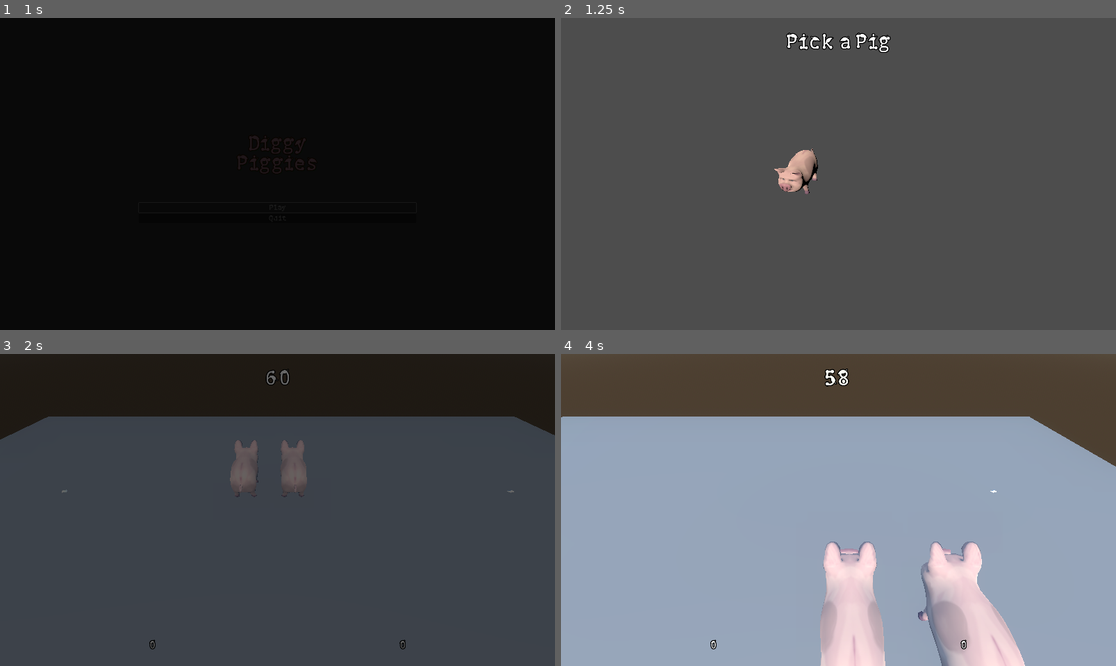
Above: before the commit, frames 1-4 (two rows, left to right).
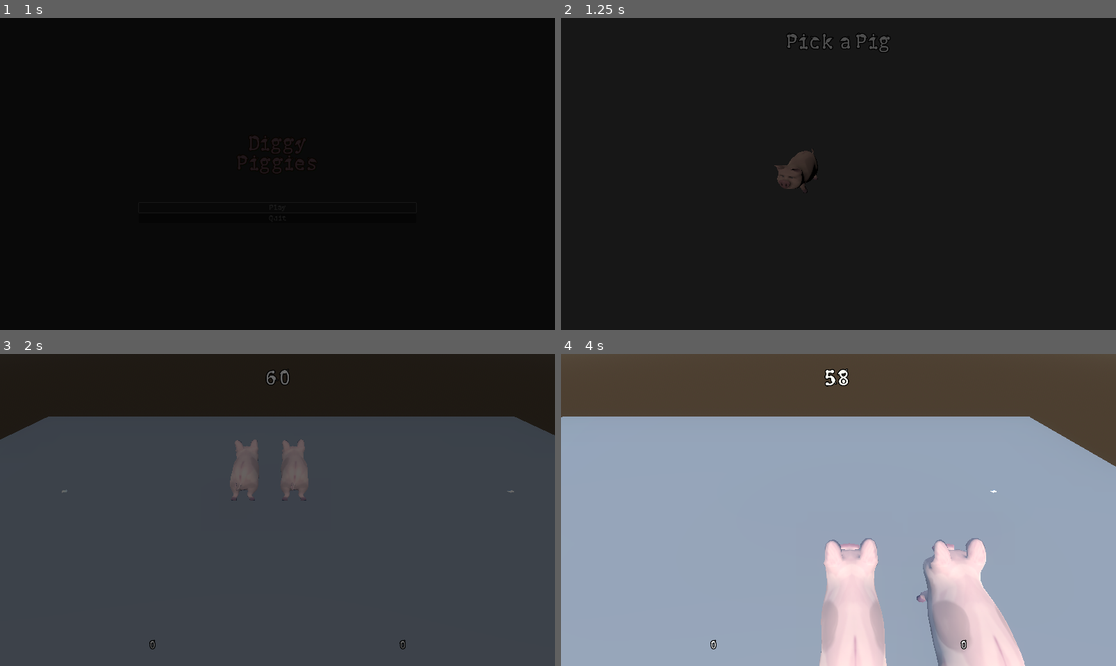
Above: after the commit, the same moments.

Repository: 80hdgames/GGJ-2023
Game: Godot game, scene res://Scenes/Start.tscn
The game is run twice, just before and just after one commit, with the same random seed, the same clock (stepped at 60 frames per second) and the same inputs.
Inputs:
- Up to frame 1 (1 s): click "Play" at 0.5 s
- Up to frame 2 (1.25 s): no input
- Up to frame 3 (2 s): tap Enter (ui_accept) at 1.25, 1.52 s; hold Right (ui_right) from 1.28 s (still down); tap Shift (desktop1_boost) at 1.35 s
- Up to frame 4 (4 s): release Right (ui_right) at 2.03 s; hold Down (ui_down) 2.03-2.78 s; tap Shift (desktop1_boost) at 2.1, 2.85, 3.6 s; tap Enter (ui_accept) at 2.27, 3.77 s; hold Right (ui_right) 2.78-3.53 s; hold Up (ui_up) from 3.53 s (still down)

Frame 1 is identical in both runs. In frame 2, 100% of the frame differs, in the area x 0-100%, y 0-100%; in frame 3, 0.2%; in frame 4, 1.4%.

Commit message:
Piggy animation logic
-piggy animations play
-added FadeIn to PlayerSetup scene
-set builds to default to fullscreen, in project settings

Diff:
--- a/GGJ-2023-Project/Scenes/PlayerSetup.tscn
+++ b/GGJ-2023-Project/Scenes/PlayerSetup.tscn
@@ -1,9 +1,10 @@
-[gd_scene load_steps=5 format=3 uid="uid://11ywpplsm8bq"]
+[gd_scene load_steps=6 format=3 uid="uid://11ywpplsm8bq"]
 
 [ext_resource type="Script" path="res://Scripts/PlayerSetup.gd" id="1_mhfe3"]
 [ext_resource type="PackedScene" path="res://Scenes/Prefabs/Piggy_Avatar.tscn" id="1_r61nu"]
 [ext_resource type="Theme" uid="uid://bipspksci3v1g" path="res://Themes/TitleTheme.tres" id="3_u17h1"]
 [ext_resource type="PackedScene" uid="uid://b5kcutihe3ru8" path="res://Scenes/Prefabs/Sun.tscn" id="4_6lno4"]
+[ext_resource type="PackedScene" uid="uid://cf4v6hf24f6ip" path="res://Scenes/Prefabs/UI/FadeIn.tscn" id="5_rr7oj"]
 
 [node name="PlayerSetup" type="Node3D"]
 script = ExtResource("1_mhfe3")
@@ -35,3 +36,5 @@
 horizontal_alignment = 1
 
 [node name="Sun" parent="." instance=ExtResource("4_6lno4")]
+
+[node name="FadeIn" parent="." instance=ExtResource("5_rr7oj")]
--- a/GGJ-2023-Project/Scenes/Prefabs/Piggy_Avatar.tscn
+++ b/GGJ-2023-Project/Scenes/Prefabs/Piggy_Avatar.tscn
@@ -1,15 +1,51 @@
-[gd_scene load_steps=2 format=3 uid="uid://i04aolnfaxr4"]
+[gd_scene load_steps=3 format=3 uid="uid://i04aolnfaxr4"]
 
 [ext_resource type="PackedScene" uid="uid://cn8woxk8lvqsy" path="res://Meshes/Piggy/Piggy.glb" id="1_0531m"]
+[ext_resource type="Script" path="res://Scripts/Avatar.gd" id="2_5cy5p"]
 
 [node name="Piggy" instance=ExtResource("1_0531m")]
+script = ExtResource("2_5cy5p")
 
 [node name="Skeleton3D" parent="PiggyRig" index="0"]
-bones/1/rotation = Quaternion(2.23499e-08, 0.00651811, 0.999921, -0.0107935)
-bones/3/rotation = Quaternion(-2.64596e-07, -0.0181206, 0.999729, -0.0145949)
+bones/1/position = Vector3(0.311507, -0.310811, 0.0129773)
+bones/1/rotation = Quaternion(2.23462e-08, 0.00651811, 0.999921, -0.0107935)
+bones/2/position = Vector3(-0.311507, -0.310811, 0.0129773)
+bones/2/rotation = Quaternion(-2.23462e-08, 0.00651811, 0.999921, 0.0107935)
+bones/3/position = Vector3(0.310525, 0.571404, 0.214719)
+bones/3/rotation = Quaternion(0.00378702, 0.241922, 0.970186, -0.0140951)
+bones/4/position = Vector3(-0.310525, 0.750365, 0.214719)
+bones/4/rotation = Quaternion(-0.00378702, 0.241922, 0.970186, 0.0140951)
+bones/8/position = Vector3(0, -1.00426, 0.80731)
 bones/8/rotation = Quaternion(0, 0, 1, 0)
-bones/9/rotation = Quaternion(0, 0, 1, 0)
-bones/14/rotation = Quaternion(0.357471, -0.0882912, -0.127668, 0.920934)
-bones/18/rotation = Quaternion(0.357471, 0.0882912, 0.127668, 0.920934)
-bones/25/rotation = Quaternion(-0.428848, 0.00694126, 0.0667757, 0.900878)
-bones/29/rotation = Quaternion(-0.428848, -0.00694126, -0.0667757, 0.900878)
+bones/9/position = Vector3(0, -0.477532, 0.962113)
+bones/9/rotation = Quaternion(0, -0.0500702, 0.998746, 0)
+bones/11/rotation = Quaternion(-0.604835, 0.0827234, 0.127102, 0.781778)
+bones/12/rotation = Quaternion(0.386709, -0.0248551, -0.338028, 0.857657)
+bones/13/rotation = Quaternion(-0.35905, 0.0176648, 0.462704, 0.810355)
+bones/14/rotation = Quaternion(0.328161, -0.0977652, -0.234561, 0.909799)
+bones/15/rotation = Quaternion(-0.604835, -0.0827234, -0.127102, 0.781778)
+bones/16/rotation = Quaternion(0.386709, 0.0248551, 0.338028, 0.857657)
+bones/17/rotation = Quaternion(-0.35905, -0.0176648, -0.462704, 0.810355)
+bones/18/rotation = Quaternion(0.328161, 0.0977652, 0.234561, 0.909799)
+bones/19/rotation = Quaternion(-0.927424, 0, 0, 0.374013)
+bones/22/rotation = Quaternion(0.158318, 0.027238, -0.0676474, 0.984691)
+bones/23/rotation = Quaternion(0.494475, -0.0339215, 0.150115, 0.855458)
+bones/24/rotation = Quaternion(0.464365, -0.0146867, -0.0255781, 0.885152)
+bones/25/rotation = Quaternion(-0.492192, 0.0160911, 0.0216983, 0.870067)
+bones/26/rotation = Quaternion(0.0997097, -0.017137, 0.0673537, 0.992586)
+bones/27/rotation = Quaternion(0.377389, 0.0375503, -0.143002, 0.914176)
+bones/28/rotation = Quaternion(0.41201, 0.0122631, 0.0273757, 0.910685)
+bones/29/rotation = Quaternion(-0.263452, 0.000580466, -0.0312344, 0.964167)
+bones/31/rotation = Quaternion(0.105689, 0, 0, 0.994399)
+bones/32/rotation = Quaternion(-0.655552, 0.294636, -0.11707, 0.685373)
+bones/33/rotation = Quaternion(0.131636, 0.0355064, 0.2328, 0.96292)
+bones/34/position = Vector3(-0.296518, 0.248144, -0.458709)
+bones/35/rotation = Quaternion(-0.655552, -0.294636, 0.11707, 0.685373)
+bones/36/rotation = Quaternion(0.131636, -0.0355064, -0.2328, 0.96292)
+bones/37/position = Vector3(0.296518, 0.248144, -0.458709)
+bones/39/rotation = Quaternion(-0.685448, 0, 0, 0.728122)
+bones/40/rotation = Quaternion(-0.685448, 0, 0, 0.728122)
+bones/41/rotation = Quaternion(0.432617, -1.21405e-17, -2.50342e-17, 0.901578)
+bones/42/rotation = Quaternion(0.494554, -1.05306e-17, -7.88384e-19, 0.869147)
+bones/43/rotation = Quaternion(0.614339, -7.79718e-18, -5.7773e-19, 0.789042)
+bones/44/rotation = Quaternion(0.97542, -9.08713e-18, 5.54775e-18, 0.220354)
--- /dev/null
+++ b/GGJ-2023-Project/Scripts/Avatar.gd
@@ -0,0 +1,7 @@
+class_name Avatar extends Node3D
+
+@onready var animPlayer :AnimationPlayer = $AnimationPlayer
+
+
+func play(animName :String):
+	animPlayer.play(animName, 0.3)
--- a/GGJ-2023-Project/Scripts/Player.gd
+++ b/GGJ-2023-Project/Scripts/Player.gd
@@ -15,6 +15,8 @@
 var gravity = ProjectSettings.get_setting("physics/3d/default_gravity")
 var boostCharge = MAX_BOOST
 var isBoosting = false
+@onready var avatar :Avatar = $Piggy_Avatar
+
 
 func _input(event):
 	if event.is_action_pressed("ui_cancel"):
@@ -26,6 +28,7 @@
 func activate_boost():
 	isBoosting = true
 	SfxManager.enqueue3d(SoundType.PigSqueal, global_transform.origin)
+	avatar.play("Dash")
 	# TODO: animation, particle effect, etc.
 
 func _physics_process(delta):
@@ -61,6 +64,8 @@
 		velocity.z = move_toward(velocity.z, 0, GRIP)
 
 	move_and_slide()
+	if not isBoosting:
+		avatar.play("Run" if input_dir != Vector2.ZERO else "Idle")
 
 
 func _jump():
--- a/GGJ-2023-Project/project.godot
+++ b/GGJ-2023-Project/project.godot
@@ -29,6 +29,8 @@
 
 window/size/viewport_width=1920
 window/size/viewport_height=1080
+window/size/mode=3
+window/size/mode.editor=0
 
 [editor]
 
